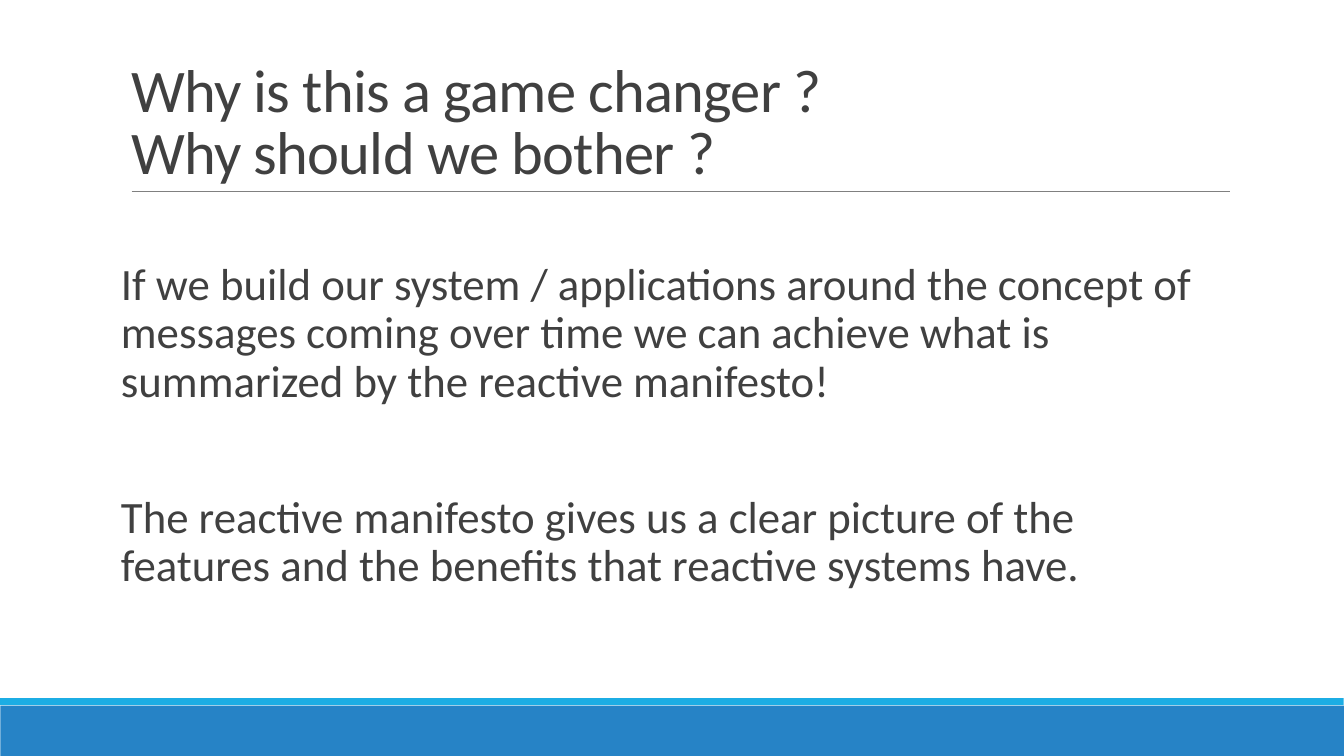
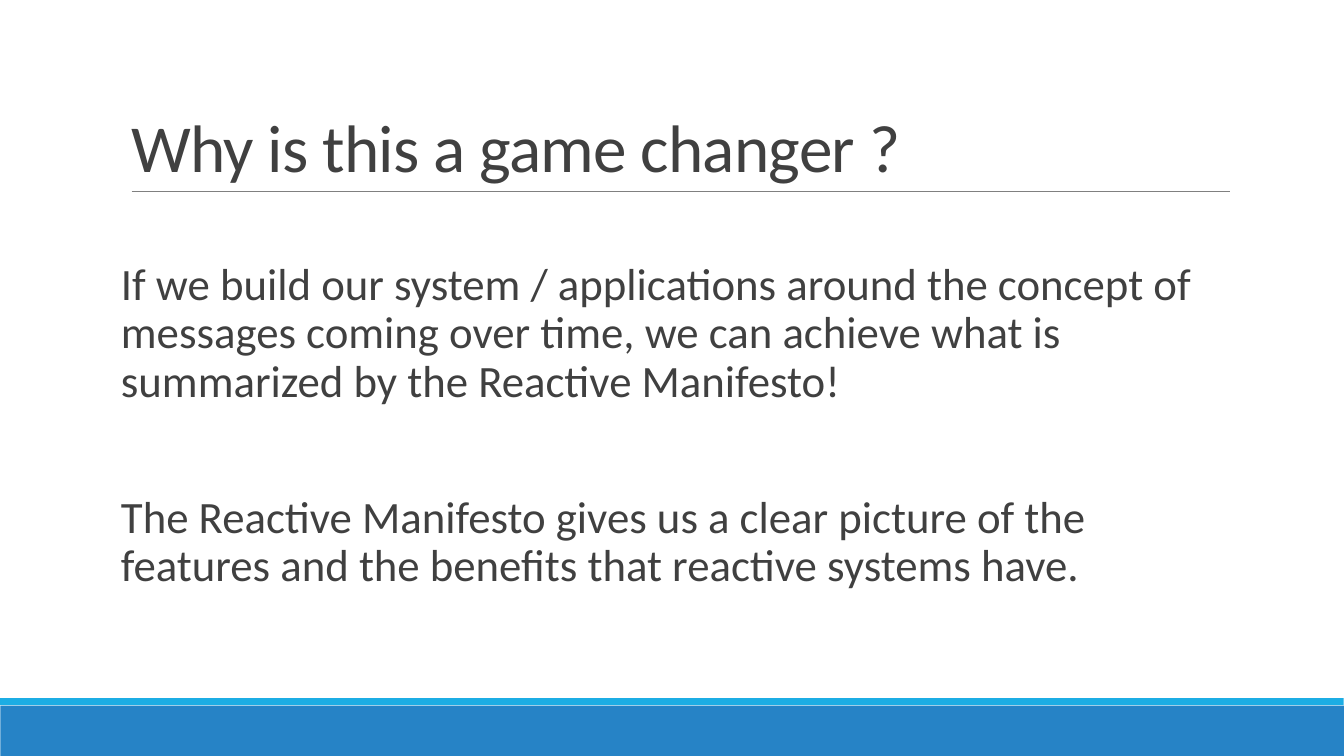
Before and after one commit to AGiorgetti/rxjs101, a slide deck: slide 7 of ReactiveProgramming_RxJS.pptx (slide 6 before the commit). Drawn at 1344x756 pixels with LibreOffice and Linux fonts; fonts in the diff are those of the drawing. Boxes give left, top, right and bottom in pixels: in the first picture for what was removed or moved away, otherwise in the second. Text is boxed around its words. In the diff, an @@ line names an element or a change of style, - is before the commit and + after.

```diff
--- a/ReactiveProgramming_RxJS.pptx
+++ b/ReactiveProgramming_RxJS.pptx
@@ title at (131,125,856,184): text changed; size 43.2 to 48 pt @@
-Why is this a game changer ?
-Why should we bother ?
+Why is this a game changer ?
@@ text at (121,269,1190,589): text changed @@
-If we build our system / applications around the concept of messages coming over time we can achieve what is summarized by the reactive manifesto!
-The reactive manifesto gives us a clear picture of the features and the benefits that reactive systems have.
+If we build our system / applications around the concept of messages coming over time, we can achieve what is summarized by the Reactive Manifesto!
+The Reactive Manifesto gives us a clear picture of the features and the benefits that reactive systems have.
```
Also in this commit, not shown: 9 other slides changed, 2 slides added, 1 slide removed, 19 other files.
